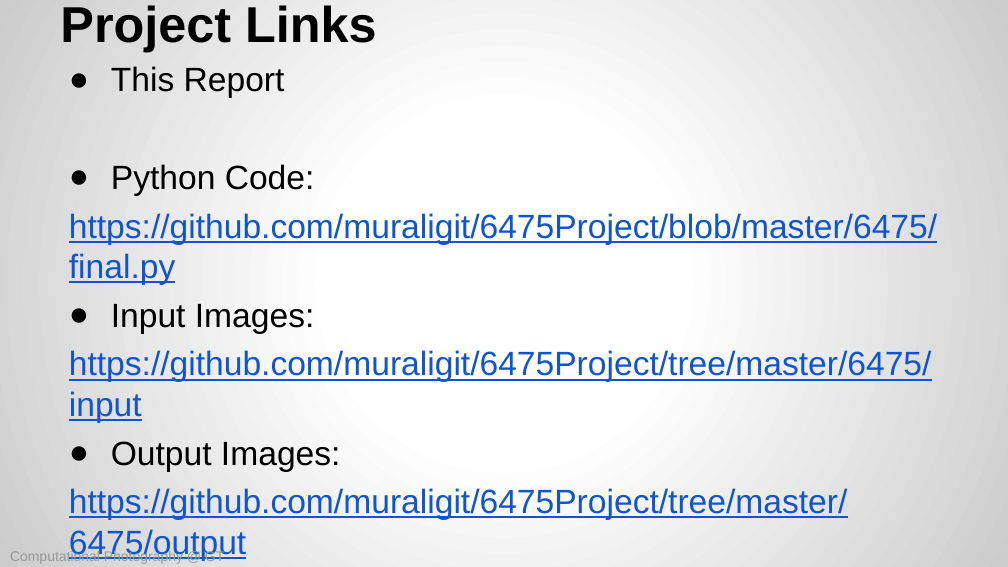
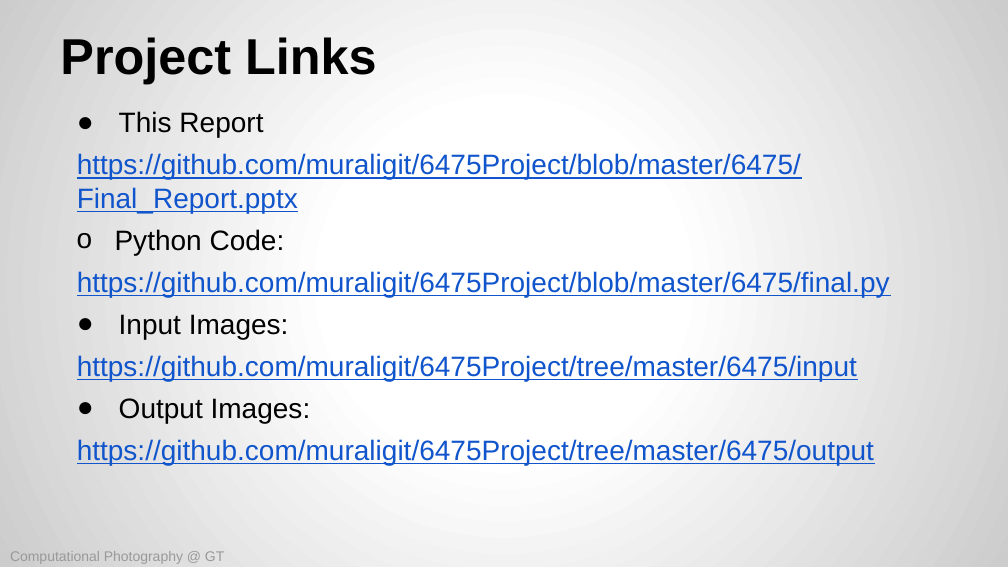
Before and after one commit to muraligit/6475Project, a slide deck: slide 9 of 6475/Final_Report.pptx. Drawn at 1008x567 pixels with LibreOffice and Linux fonts; fonts in the diff are those of the drawing. Boxes give left, top, right and bottom in pixels: in the first picture for what was removed or moved away, otherwise in the second. Text is boxed around its words. In the diff, an @@ line names an element or a change of style, - is before the commit and + after.

```diff
--- a/6475/Final_Report.pptx
+++ b/6475/Final_Report.pptx
@@ title "Project Links" moved from (x1=60, y1=5, x2=376, y2=52) to (x1=60, y1=37, x2=376, y2=84) @@
@@ text "This Report" moved from (x1=69, y1=66, x2=937, y2=561) to (x1=77, y1=111, x2=890, y2=465) @@
@@ text at (x1=77, y1=111, x2=890, y2=465): size 24 to 20 pt in "This Report", "Python Code:", "https://github.com/muraligit/6475Project/blob/master/6475/fi ...", "Input Images:" and 3 more places; bullet ● to o @@
@@ text at (x1=77, y1=153, x2=801, y2=213): paragraph added @@
+https://github.com/muraligit/6475Project/blob/master/6475/Final_Report.pptx
```
Also in this commit, not shown: 1 other file.
